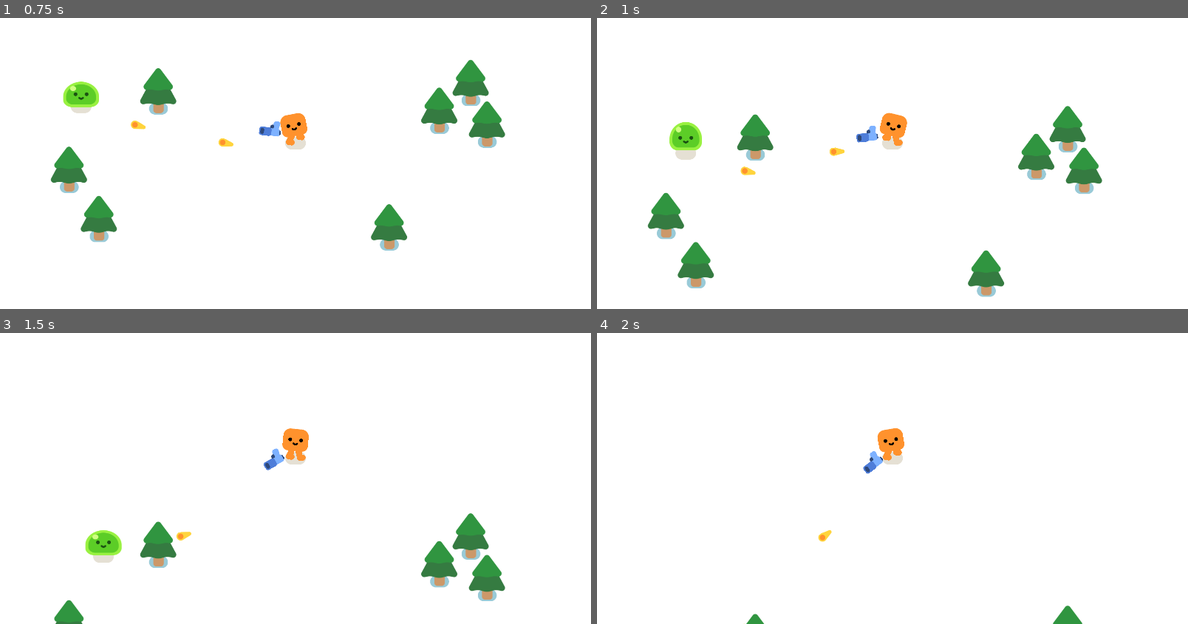
Above: before the commit, frames 1-4 (two rows, left to right).
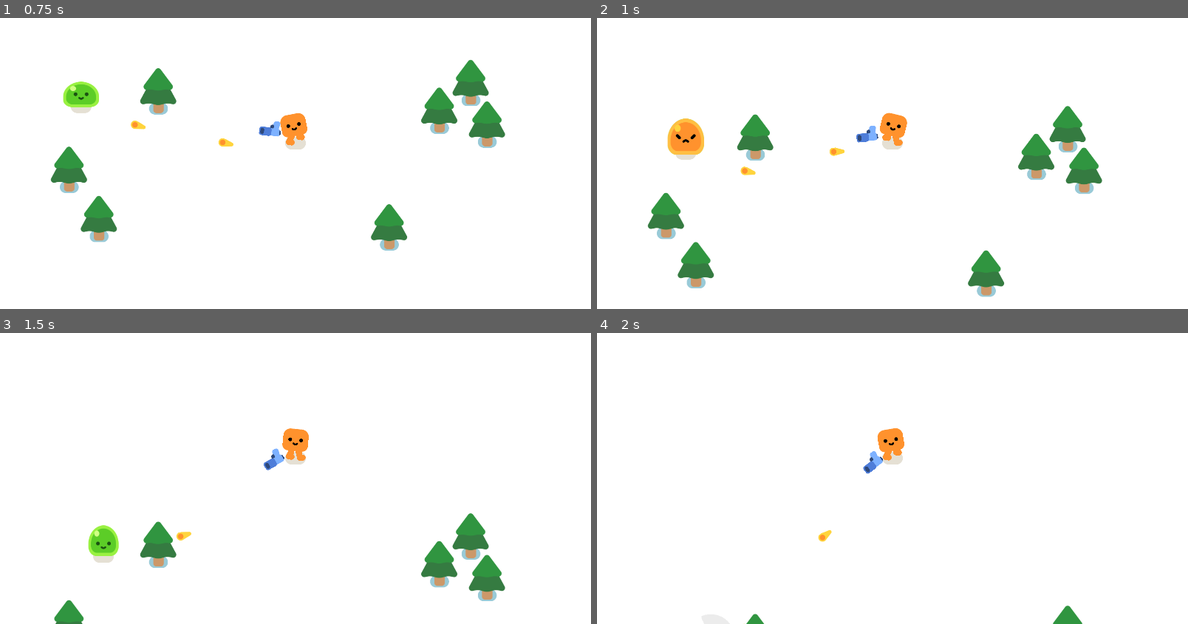
Above: after the commit, the same moments.

Repository: RockinPaul/gdquest_shooter
Game: Godot game, scene res://game.tscn
Two runs of this game, one before a commit and one after it. Both use one fixed random seed, a clock stepped at 60 frames per second and the inputs below.
Inputs:
- Up to frame 1 (0.75 s): hold W (move_up) from 0.53 s (still down)
- Up to frame 2 (1 s): keep holding W (move_up)
- Up to frame 3 (1.5 s): keep holding W (move_up)
- Up to frame 4 (2 s): keep holding W (move_up)

Frame 1 is identical in both runs. In frame 2, 0.7% of the frame differs, in the area x 11-19%, y 34-47%; in frame 3, 0.3%; in frame 4, less than 0.1%.

Commit message:
feat: add smoke explosion effect when mob dies and play hurt animation

Diff:
--- a/mob.gd
+++ b/mob.gd
@@ -16,6 +16,13 @@
 
 func take_damage():
 	health -= 1
+	slime.play_hurt()
 
 	if health == 0:
 		queue_free()
+		const SMOKE_EXPLOSION = preload("res://smoke_explosion/smoke_explosion.tscn")
+		var smoke = SMOKE_EXPLOSION.instantiate()
+		# Add smoke to the sibling of the mob rather than mob itself,
+		# because mob is gets queue_free() by this time.
+		get_parent().add_child(smoke)
+		smoke.global_position = global_position
